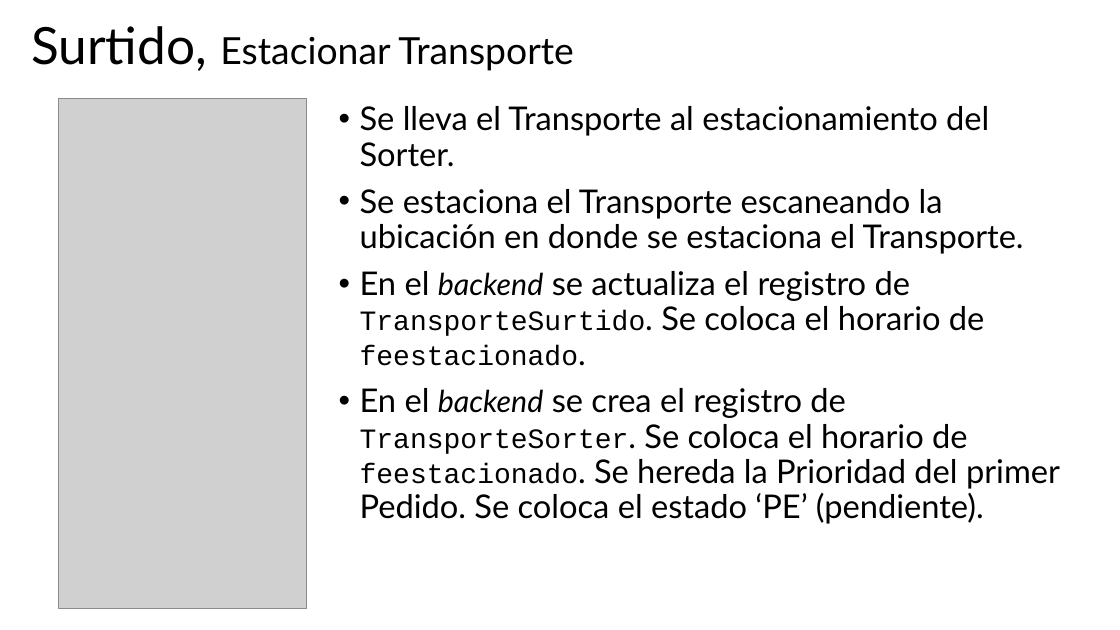
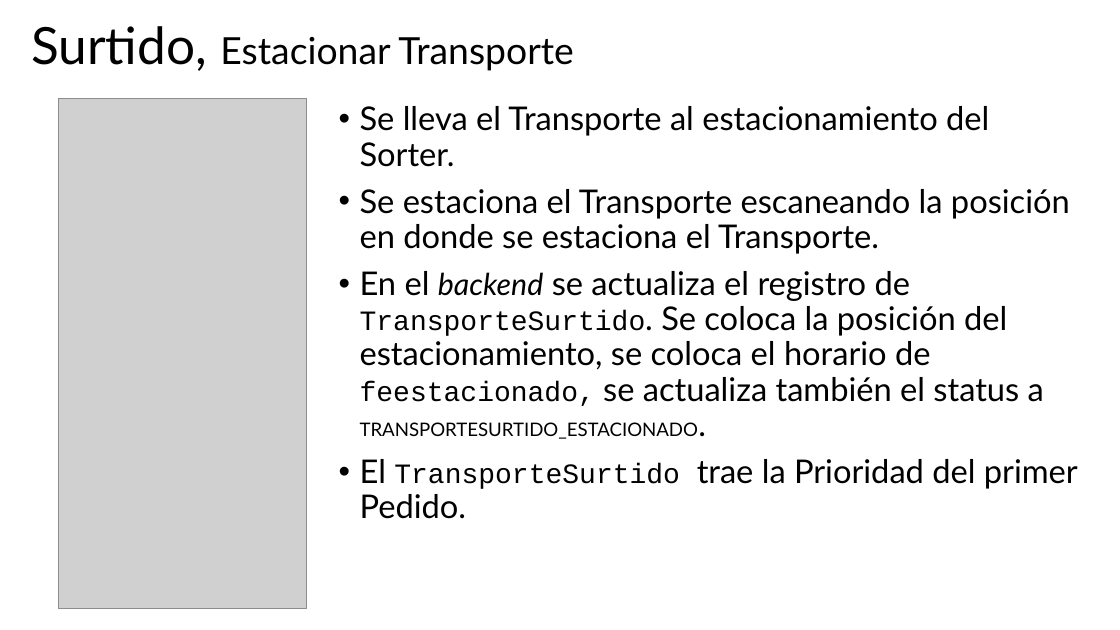
Before and after one commit to JoelBecerraM/FANASA-docs, a slide deck: slide 14 of atCloud - Diseño - Interfaz de Usuario - Surtido.pptx (slide 12 before the commit). Drawn at 1120x630 pixels with LibreOffice and Linux fonts; fonts in the diff are those of the drawing; grey boxes stand for pictures. Boxes give left, top, right and bottom in pixels: in the first picture for what was removed or moved away, otherwise in the second. Text is boxed around its words. In the diff, an @@ line names an element or a change of style, - is before the commit and + after.

```diff
--- a/atCloud - Diseño - Interfaz de Usuario - Surtido.pptx
+++ b/atCloud - Diseño - Interfaz de Usuario - Surtido.pptx
@@ text at (360, 189, 1078, 519): text changed @@
-• Se estaciona el Transporte escaneando la ubicación en donde se estaciona el Transporte.
-• En el backend se actualiza el registro de TransporteSurtido. Se coloca el horario de feestacionado.
-• En el backend se crea el registro de TransporteSorter. Se coloca el horario de feestacionado. Se hereda la Prioridad del primer Pedido. Se coloca el estado ‘PE’ (pendiente).
+• Se estaciona el Transporte escaneando la posición en donde se estaciona el Transporte.
+• En el backend se actualiza el registro de TransporteSurtido. Se coloca la posición del estacionamiento, se coloca el horario de feestacionado, se actualiza también el status a TRANSPORTESURTIDO_ESTACIONADO.
+• El TransporteSurtido trae la Prioridad del primer Pedido.
```
Also in this commit, not shown: 4 other slides changed, 3 slides added, 1 other file.
